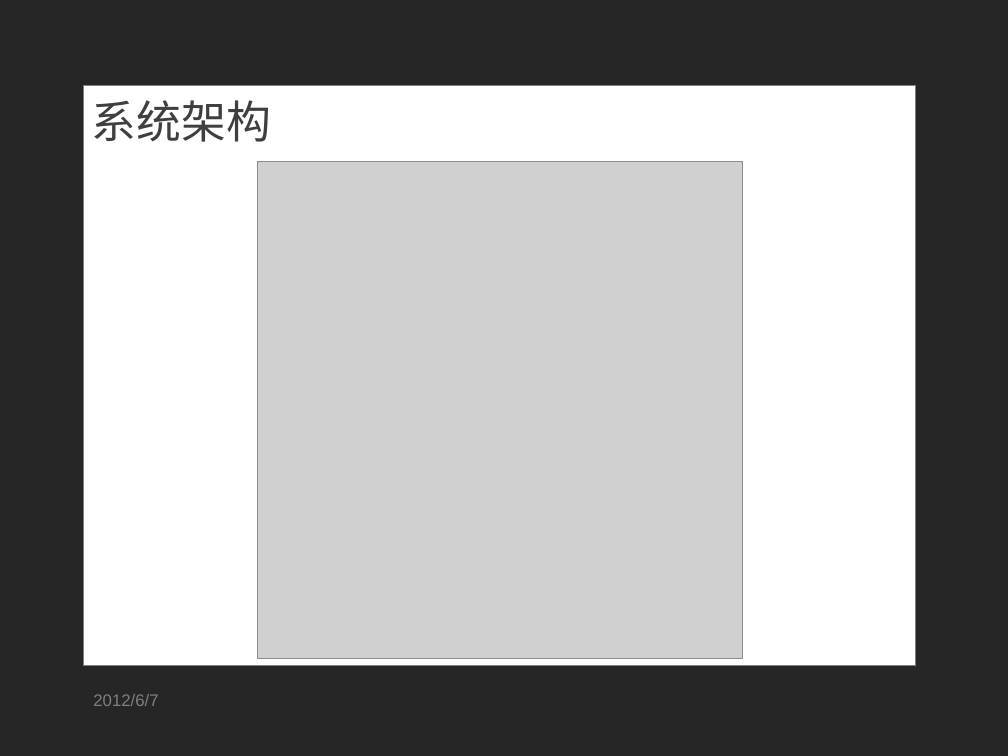
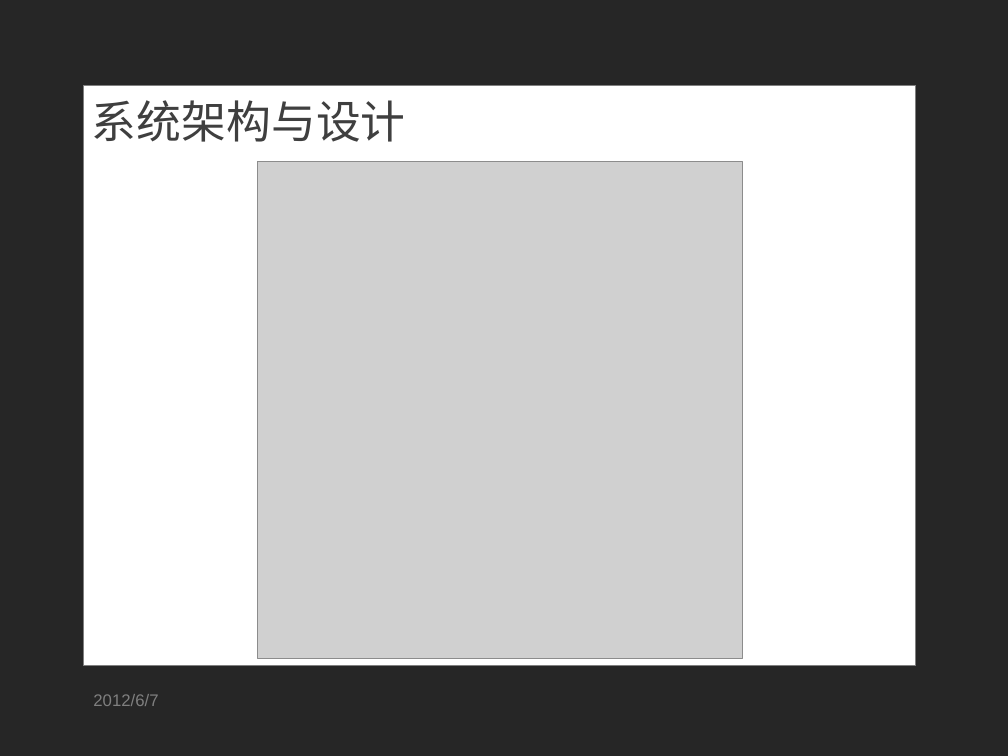
Before and after one commit to SoSkyrim/ricky-tan, a slide deck: slide 9 of work/毕业设计_答辩.pptx (slide 7 before the commit). Drawn at 1008x756 pixels with LibreOffice and Linux fonts; fonts in the diff are those of the drawing; grey boxes stand for pictures; background and template pictures are left out. Boxes give left, top, right and bottom in pixels: in the first picture for what was removed or moved away, otherwise in the second. Text is boxed around its words. In the diff, an @@ line names an element or a change of style, - is before the commit and + after.

```diff
--- a/work/毕业设计_答辩.pptx
+++ b/work/毕业设计_答辩.pptx
@@ title at (92,100,406,142): text changed @@
-系统架构
+系统架构与设计
```
Also in this commit, not shown: 7 other slides changed, 3 slides added, 4 other files.
